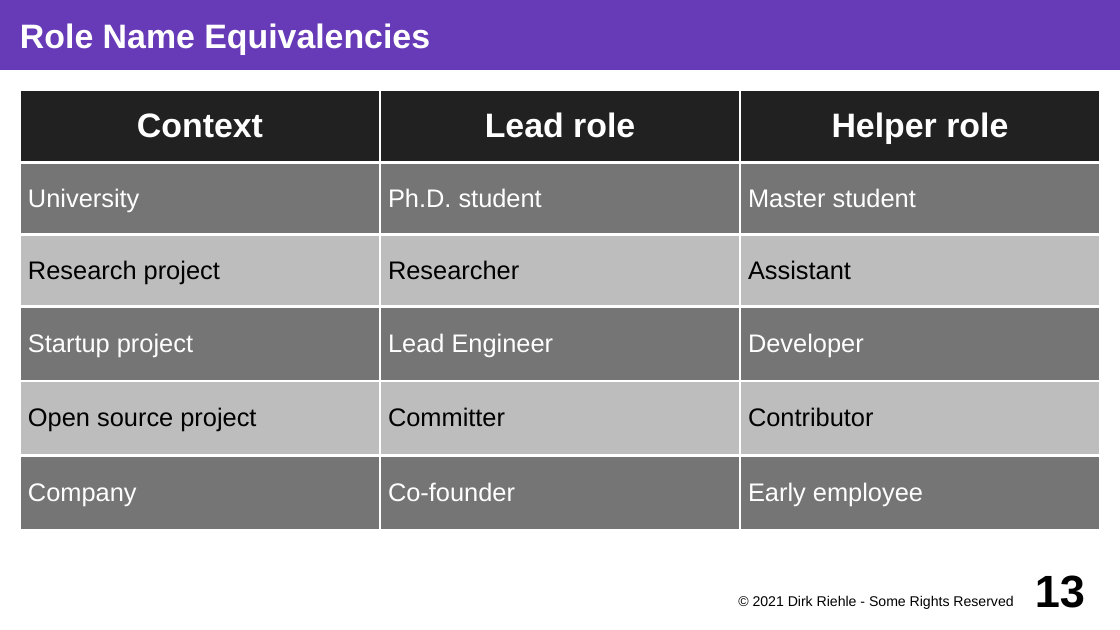
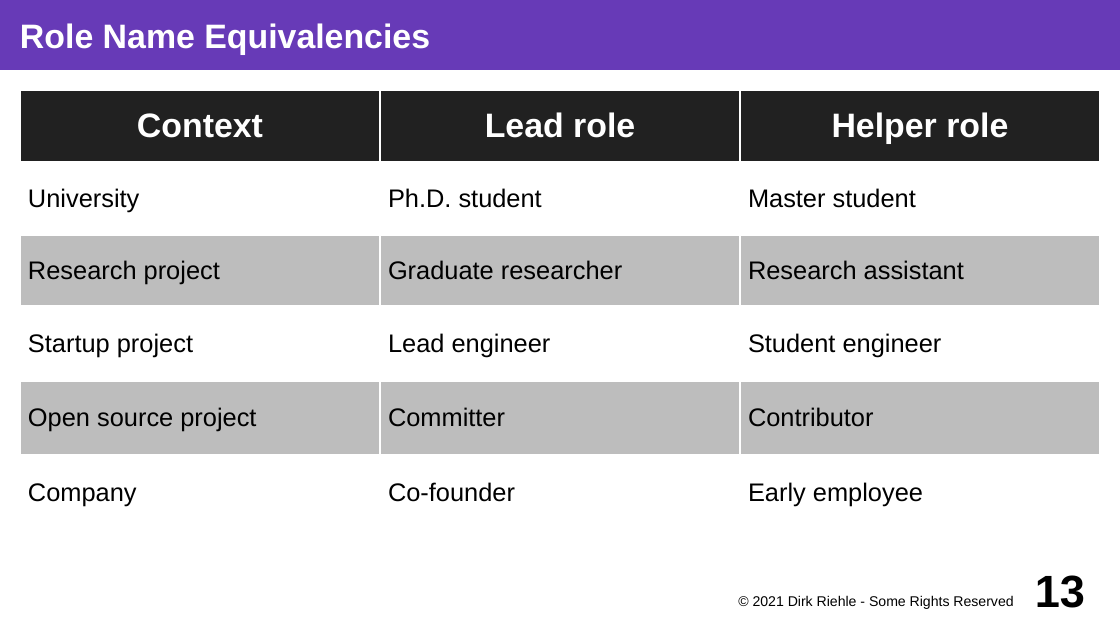
Before and after one commit to dirkriehle/coss-course, a slide deck: slide 13 of Lecture slides/COSS D02 - Research and Startup.odp. Drawn at 1120x630 pixels with LibreOffice and Linux fonts; fonts in the diff are those of the drawing. Boxes give left, top, right and bottom in pixels: in the first picture for what was removed or moved away, otherwise in the second. Text is boxed around its words. In the diff, an @@ line names an element or a change of style, - is before the commit and + after.

```diff
--- a/Lecture slides/COSS D02 - Research and Startup.odp
+++ b/Lecture slides/COSS D02 - Research and Startup.odp
@@ table at box(20, 90, 1100, 531) @@
-row 3, column 2: Researcher
+row 3, column 2: Graduate researcher
-row 3, column 3: Assistant
+row 3, column 3: Research assistant
-row 4, column 2: Lead Engineer
+row 4, column 2: Lead engineer
-row 4, column 3: Developer
+row 4, column 3: Student engineer
@@ fill #757575 to #FFFFFF in 9 cells @@
@@ text colour #FFFFFF to #000000 in "University", "Ph.D. student", "Master student", "Startup project" and 3 more places @@
```
Also in this commit, not shown: 8 other files.
